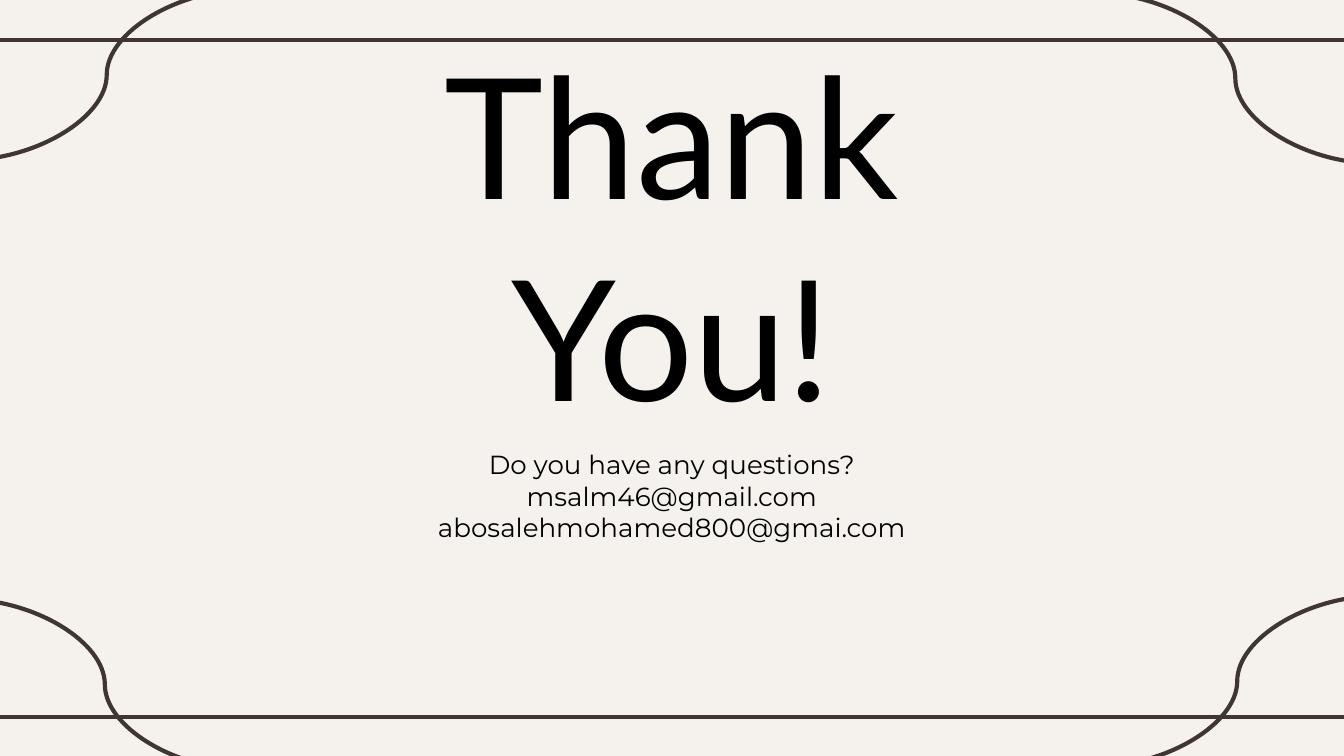
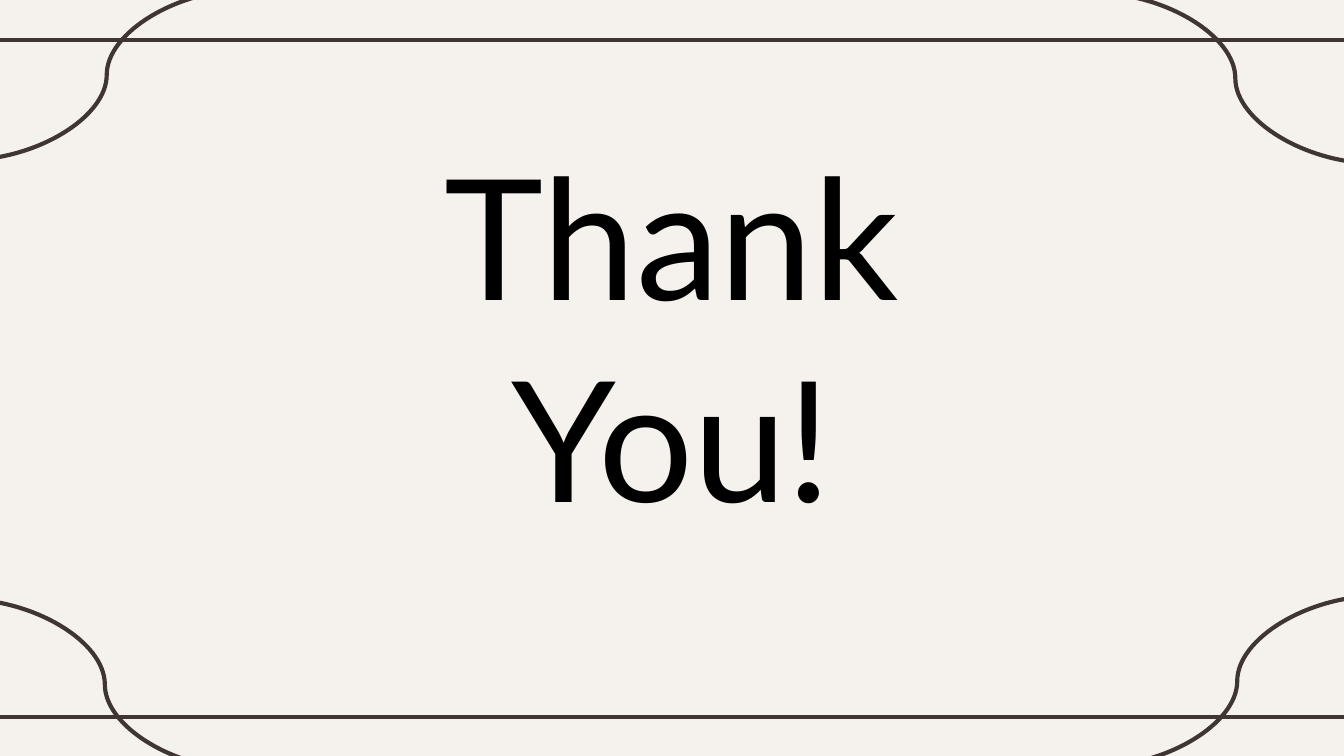
Before and after one commit to qotibaeiad/Mycoplasma_final_project, a slide deck: slide 14 of Capstone Project Phase A-24-2-R-12 [Autosaved].pptx. Drawn at 1344x756 pixels with LibreOffice and Linux fonts; fonts in the diff are those of the drawing. Boxes give left, top, right and bottom in pixels: in the first picture for what was removed or moved away, otherwise in the second. Text is boxed around its words. In the diff, an @@ line names an element or a change of style, - is before the commit and + after.

Commit message:
change name

```diff
--- a/Capstone Project Phase A-24-2-R-12 [Autosaved].pptx
+++ b/Capstone Project Phase A-24-2-R-12 [Autosaved].pptx
@@ title "Thank You!": place and size @@
-title "Thank You!" at bbox=[445, 75, 899, 403]
+title "Thank You!" at bbox=[445, 176, 899, 504]
@@ subtitle removed at bbox=[438, 454, 905, 543] @@
-Do you have any questions?
-msalm46@gmail.com
-abosalehmohamed800@gmai.com
```
